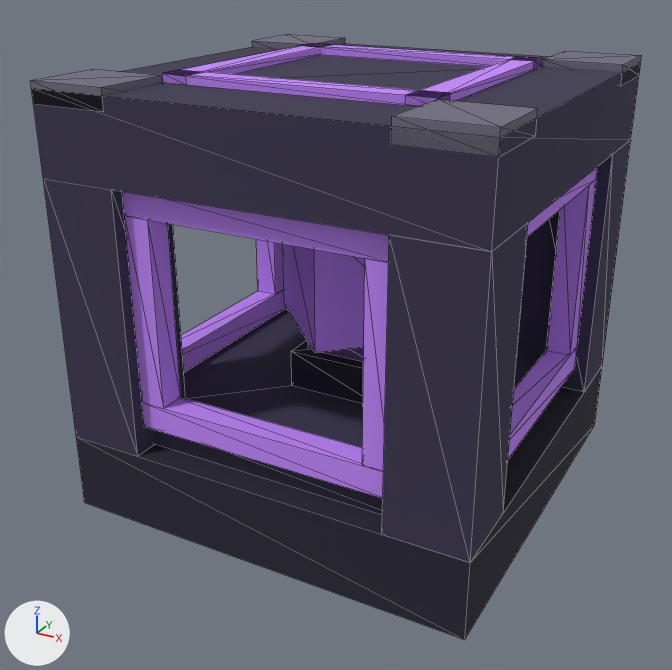
One commit to the glTF model assets/models/anchor.glb: the scene before it, then after it.
One viewpoint serves both versions: a 50 mm lens placed at (1.479, -1.402, 1.302), pointed at (0.477, 0.418, 0.392). Lighting does not change. The marker at lower left points along +X, +Y and +Z. The older version comes first. Mesh edges are drawn as thin lines. Vertices at exactly the same position are counted once.

The older version as bpy lines, for what is in view:
```python
me_anchor_body = bpy.data.meshes.new('anchor_body')
me_anchor_body.from_pydata(...)  # 254 vertices, 420 faces; spans x 0.0..1.0, y 0.0..1.0, z 0.0..1.019
# faces by material slot: [24, 72, 48, 240, 12, 12, 12]
me_anchor_body.materials.append(mat_anchor_dark)  # dark purple #252132
me_anchor_body.materials.append(mat_anchor)  # dark blue #3b3550
me_anchor_body.materials.append(mat_anchor_light)  # grey #726e81
me_anchor_body.materials.append(mat_glow_ring)  # purple #c58aff
me_anchor_body.materials.append(mat_core_dark)  # purple #6c4c8c
me_anchor_body.materials.append(mat_glow_core)  # purple #c58aff
me_anchor_body.materials.append(mat_glow_core_light)  # purple #dfbfff
ob_body_040 = bpy.data.objects.new('body.040', me_anchor_body)
ob_body_040.location = (0.0, 0.0, 0.0)
```
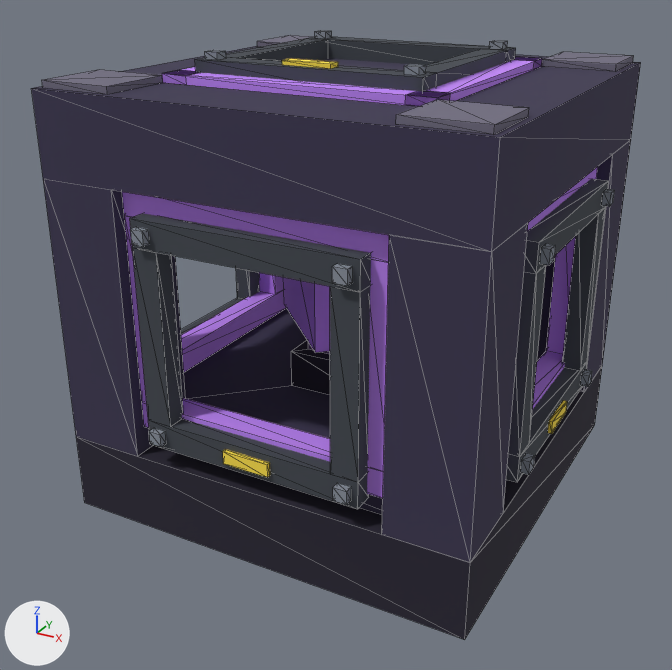
Diff of the bpy script that builds the scene:
```diff
--- a/assets/models/anchor.glb.py
+++ b/assets/models/anchor.glb.py
@@ me_anchor_body @@
-me_anchor_body.from_pydata(...)  # 254 vertices, 420 faces; spans x 0.0..1.0, y 0.0..1.0, z 0.0..1.019
+me_anchor_body.from_pydata(...)  # 253 vertices, 420 faces; spans x 0.0..1.0, y 0.0..1.0, z 0.0..1.019
+# me_anchor_body part 1
+# 28 vertices are removed from x 0.0..1.0, y 0.0..1.0, z 0.969..1.016
+# 66 faces are deleted
+# 21 vertices are added at x 0.016..0.984, y 0.016..0.984, z 1.0..1.016
+# 6 new vertices lie (0.0, 0.172, 0.0) away from vertices in x 0.187..0.984, y 0.812, z 1.0..1.016
+# 48 new faces join them, mat_anchor_light (grey #726e81)
+# 18 new faces join them, mat_glow_ring (purple #c58aff)
 me_anchor_body.materials.append(mat_anchor_dark)
@@ ob_link_z__027 @@
+ob_link_z__027 = bpy.data.objects.new('link_z+.027', me_anchor_link_z)  # 64 vertices, 108 faces; spans x 0.238..0.762, y 0.238..0.762, z 0.991..1.061; in mat_case_dark (dark grey #42474f), mat_steel (grey #8a919d), mat_glow_energy (yellow #ffe14a)
+ob_link_z__027.location = (0.0, 0.0, 0.0)
@@ ob_link_y__029_1 @@
+ob_link_y__029_1 = bpy.data.objects.new('link_y-.029', me_anchor_link_y_1)  # 72 vertices, 108 faces; spans x 0.238..0.763, y -0.028..0.038, z 0.238..0.762; in mat_case_dark (dark grey #42474f), mat_steel (grey #8a919d), mat_glow_energy (yellow #ffe14a)
+ob_link_y__029_1.location = (0.0, 0.0, 0.0)
@@ ob_link_x__029_1 @@
+ob_link_x__029_1 = bpy.data.objects.new('link_x-.029', me_anchor_link_x_1)  # 68 vertices, 108 faces; spans x -0.028..0.038, y 0.238..0.762, z 0.238..0.762; in mat_case_dark (dark grey #42474f), mat_steel (grey #8a919d), mat_glow_energy (yellow #ffe14a)
+ob_link_x__029_1.location = (0.0, 0.0, 0.0)
@@ ob_link_x__029 @@
+ob_link_x__029 = bpy.data.objects.new('link_x+.029', me_anchor_link_x)  # 64 vertices, 108 faces; spans x 0.962..1.028, y 0.238..0.762, z 0.238..0.762; in mat_case_dark (dark grey #42474f), mat_steel (grey #8a919d), mat_glow_energy (yellow #ffe14a)
+ob_link_x__029.location = (0.0, 0.0, 0.0)
```

Pixel boxes [x1, y1, x2, y2] of what changed, in the pictures (672 x 670 px; the box of a moved part takes in the faces that stretch with it):
'body.040', reshaped
    before: [30, 34, 641, 640]
    after: [31, 35, 641, 640]
'link_y-.029', added
    after: [130, 213, 371, 509]
    faces in mat_case_dark (dark grey #42474f): [130, 213, 371, 509]
    faces in mat_steel (grey #8a919d): [130, 227, 353, 505]
    faces in mat_glow_energy (yellow #ffe14a): [223, 449, 270, 477]
'link_x+.029', added
    after: [506, 179, 615, 482]
    faces in mat_case_dark (dark grey #42474f): [506, 179, 609, 482]
    faces in mat_steel (grey #8a919d): [520, 189, 615, 475]
    faces in mat_glow_energy (yellow #ffe14a): [548, 400, 567, 434]
'link_z+.027', added
    after: [195, 30, 516, 92]
    faces in mat_case_dark (dark grey #42474f): [195, 37, 516, 92]
    faces in mat_steel (grey #8a919d): [205, 30, 508, 75]
    faces in mat_glow_energy (yellow #ffe14a): [282, 58, 338, 69]
'link_x-.029', added
    after: [181, 268, 260, 335]
part 1 of me_anchor_body, moved or reshaped
    before: [30, 34, 641, 157]
    after: [42, 35, 633, 135]
